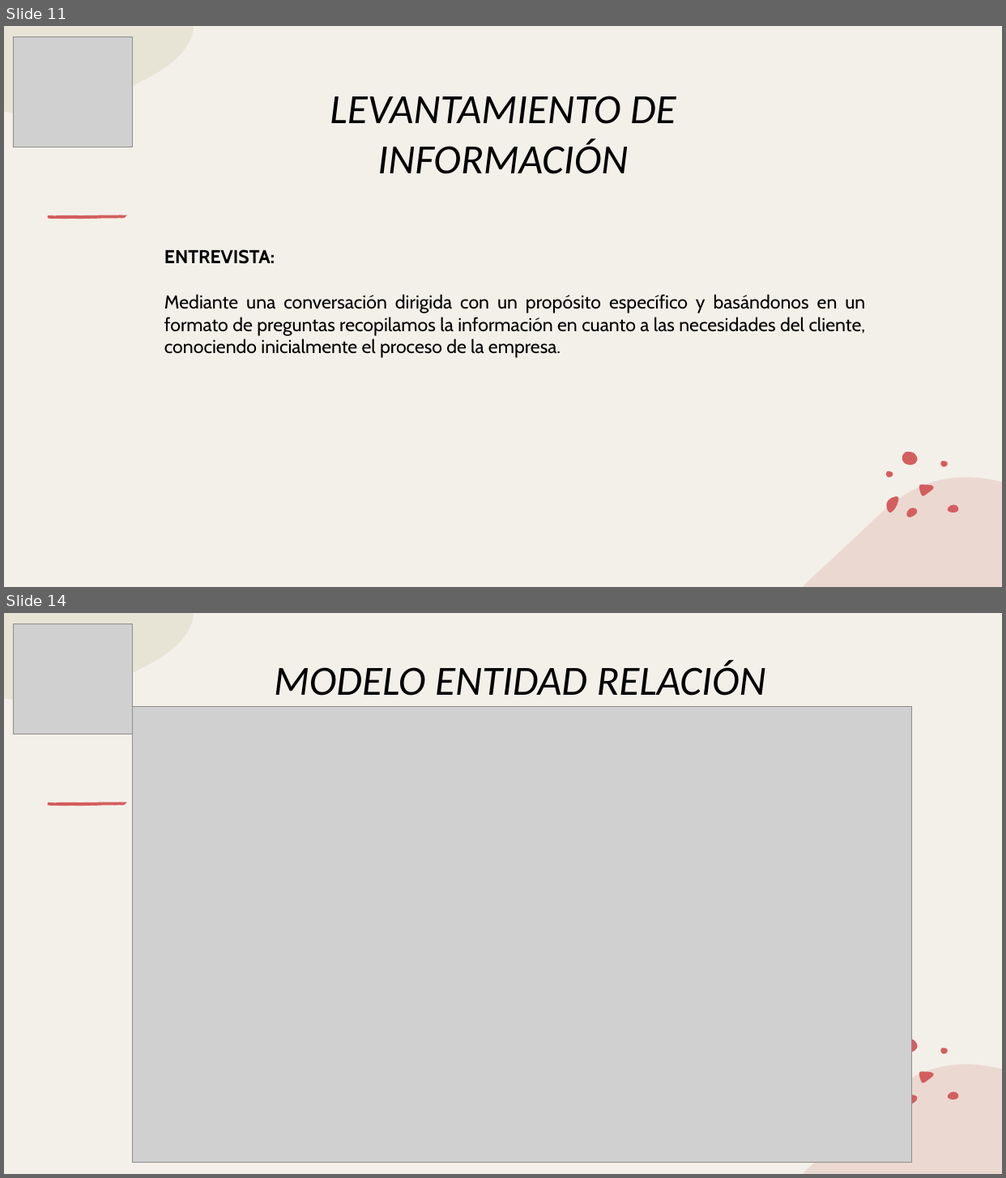
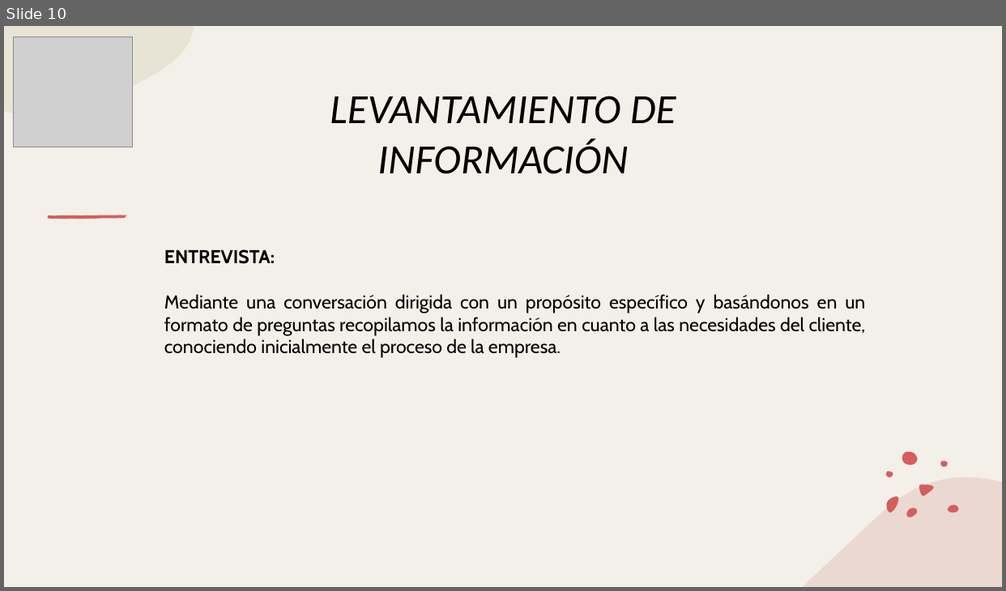
Before and after one commit to huertas-santiago/WebWuky, a slide deck: DOCUENTOS VARIOS/PRESENTACIONES/Presentacion de Proyecto_WUKY.pptx. Shown one above the other, each under a label of ours: slides 11 and 14 before the commit, slide 10 after it; the slides between them are not shown. The pictures are 1006x1178 and 1006x591 pixels, drawn with LibreOffice and Linux fonts; fonts in the diff are those of the drawing; grey boxes stand for pictures. Boxes give left, top, right and bottom in pixels: in the first picture for what was removed or moved away, otherwise in the second. Text is boxed around its words. In the diff, an @@ line names an element or a change of style, - is before the commit and + after.

```diff
--- a/DOCUENTOS VARIOS/PRESENTACIONES/Presentacion de Proyecto_WUKY.pptx
+++ b/DOCUENTOS VARIOS/PRESENTACIONES/Presentacion de Proyecto_WUKY.pptx
@@ slide 14 removed at (4,613,1002,1174), background #F3F0E9; not listed: 12 template elements that a slide beside it also shows @@
@@ picture removed at (13,624,132,735) @@
@@ text removed at (274,661,766,696) @@
-MODELO ENTIDAD RELACIÓN
@@ picture removed at (132,707,912,1162) @@
@@ what was slide 11 is now slide 10 @@
```
Also in this commit, not shown: 7 slides changed, 2 slides added, 1 other slide removed, 6 other files.
